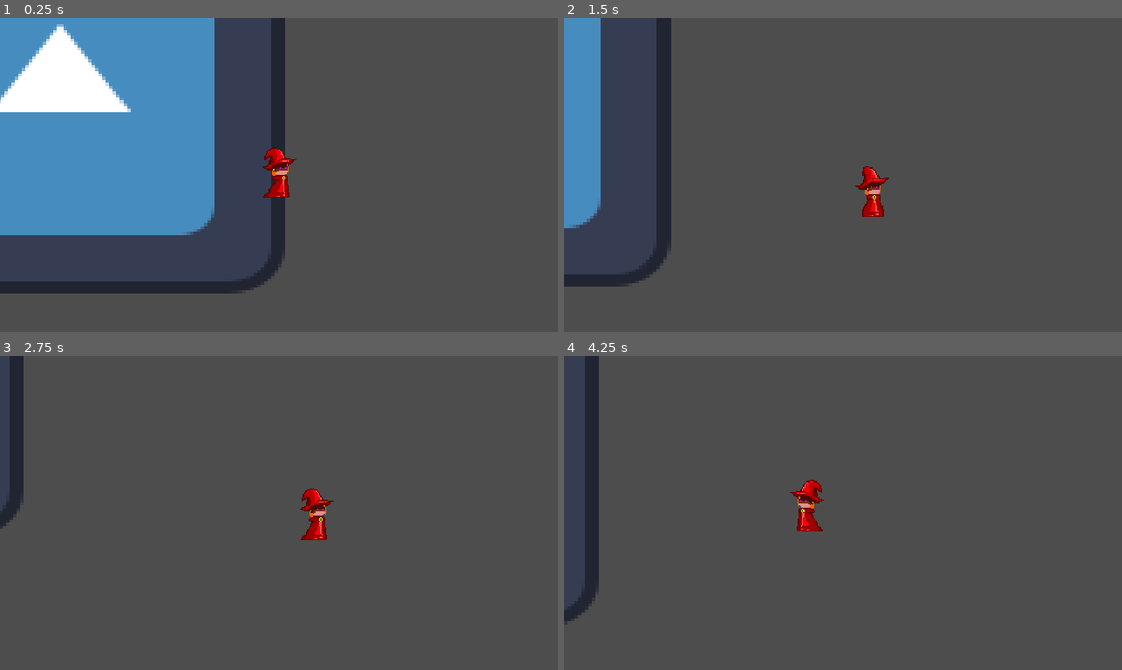
Above: before the commit, frames 1-4 (two rows, left to right).
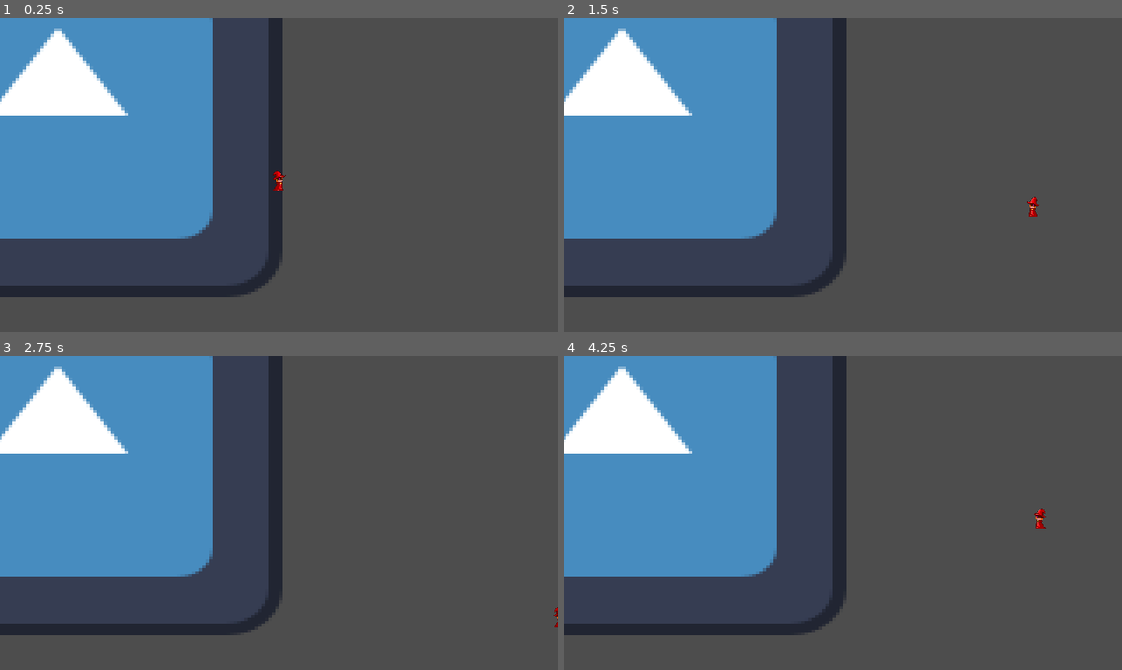
Above: after the commit, the same moments.

Repository: ddm19/DiceCardGame
Game: Godot game, scene res://assets/scenes/game.tscn
Two runs of this game, one before a commit and one after it. Both use one fixed random seed, a clock stepped at 60 frames per second and the inputs below. The engine's default icon, where the game draws it, is replaced by a stand-in: a white triangle on a blue panel in a dark square.
Inputs:
- Up to frame 1 (0.25 s): no input
- Up to frame 2 (1.5 s): hold Right (ui_right) 0.53-1.28 s; tap Space (dash) at 0.6, 1.35 s; hold Down (ui_down) from 1.28 s (still down)
- Up to frame 3 (2.75 s): release Down (ui_down) at 2.03 s; hold Right (ui_right) from 2.03 s (still down); tap Space (dash) at 2.1 s
- Up to frame 4 (4.25 s): release Right (ui_right) at 2.78 s; hold Up (ui_up) 2.78-3.53 s; tap Space (dash) at 2.85, 3.6 s; hold Left (ui_left) from 3.53 s (still down)

The runs differ from the first frame. In frame 1, 3.7% of the frame differs, in the area x 0-54%, y 0-89%; in frame 2, 29%; in frame 3, 31%; in frame 4, 32%, in the area x 0-87%, y 0-89%.

Commit message:
animation dash

Diff:
--- a/assets/scenes/game.tscn
+++ b/assets/scenes/game.tscn
@@ -1,8 +1,10 @@
-[gd_scene load_steps=47 format=3 uid="uid://7halnlk3iywh"]
+[gd_scene load_steps=52 format=3 uid="uid://7halnlk3iywh"]
 
 [ext_resource type="Script" uid="uid://box65p8yjt2db" path="res://assets/scripts/Player.gd" id="1_cb66b"]
 [ext_resource type="Texture2D" uid="uid://bhqb6wrc8td6c" path="res://icon.svg" id="2_dis88"]
 [ext_resource type="Texture2D" uid="uid://gbdhtqbk385q" path="res://assets/sprites/Dicey/Spritesheet_Idle_Dicey.png" id="3_5gf0t"]
+[ext_resource type="Shader" uid="uid://btmf5sbgdykuu" path="res://assets/shaders/dash.gdshader" id="4_fc420"]
+[ext_resource type="Shader" uid="uid://bjilgan5m7dap" path="res://assets/shaders/dicey.gdshader" id="4_kc0sw"]
 [ext_resource type="Texture2D" uid="uid://be6lt658gae7b" path="res://assets/sprites/Dicey/Spritesheet_Left_Dicey_.png" id="5_j62u1"]
 [ext_resource type="Texture2D" uid="uid://bsnhyvr0lht2b" path="res://assets/sprites/Dicey/Spritesheet_Up_Left_Dicey_.png" id="6_5aext"]
 [ext_resource type="Texture2D" uid="uid://b7h2eayt1qc3d" path="res://assets/sprites/Dicey/Spritesheet_Left_Down_Dicey.png" id="7_3w2km"]
@@ -16,8 +18,76 @@
 [ext_resource type="Texture2D" uid="uid://dl3uqtx4qmuvo" path="res://assets/sprites/Dicey/Animacion_Idle_Right_Down_Dicey.png" id="14_s2rys"]
 
 [sub_resource type="CapsuleShape2D" id="CapsuleShape2D_cb5na"]
-radius = 2.41138
-height = 12.0568
+radius = 2.2774
+height = 10.9851
+
+[sub_resource type="ShaderMaterial" id="ShaderMaterial_kc0sw"]
+shader = ExtResource("4_fc420")
+
+[sub_resource type="Animation" id="Animation_fqk1v"]
+resource_name = "DASH"
+length = 1.60002
+step = 0.2
+tracks/0/type = "value"
+tracks/0/imported = false
+tracks/0/enabled = true
+tracks/0/path = NodePath("Sprite2D:material")
+tracks/0/interp = 1
+tracks/0/loop_wrap = true
+tracks/0/keys = {
+"times": PackedFloat32Array(0, 0.8),
+"transitions": PackedFloat32Array(1, 1),
+"update": 1,
+"values": [SubResource("ShaderMaterial_kc0sw"), null]
+}
+tracks/1/type = "value"
+tracks/1/imported = false
+tracks/1/enabled = true
+tracks/1/path = NodePath("Sprite2D:material:shader")
+tracks/1/interp = 1
+tracks/1/loop_wrap = true
+tracks/1/keys = {
+"times": PackedFloat32Array(0, 0.8),
+"transitions": PackedFloat32Array(1, 1),
+"update": 1,
+"values": [ExtResource("4_kc0sw"), null]
+}
+tracks/2/type = "value"
+tracks/2/imported = false
+tracks/2/enabled = true
+tracks/2/path = NodePath("Sprite2D:material:shader_parameter/fade_line")
+tracks/2/interp = 1
+tracks/2/loop_wrap = true
+tracks/2/keys = {
+"times": PackedFloat32Array(0, 0.2, 0.402069, 0.6),
+"transitions": PackedFloat32Array(1, 1, 1, 1),
+"update": 0,
+"values": [0.0, 0.8, 0.8, 0.0]
+}
+tracks/3/type = "value"
+tracks/3/imported = false
+tracks/3/enabled = true
+tracks/3/path = NodePath("Sprite2D:material:shader_parameter/fade_width")
+tracks/3/interp = 1
+tracks/3/loop_wrap = true
+tracks/3/keys = {
+"times": PackedFloat32Array(0, 0.2, 0.402069, 0.6),
+"transitions": PackedFloat32Array(1, 1, 1, 1),
+"update": 0,
+"values": [0.0, 0.55, 0.55, 0.0]
+}
+tracks/4/type = "value"
+tracks/4/imported = false
+tracks/4/enabled = true
+tracks/4/path = NodePath("../Camera2D:position_smoothing_speed")
+tracks/4/interp = 1
+tracks/4/loop_wrap = true
+tracks/4/keys = {
+"times": PackedFloat32Array(0, 0.6),
+"transitions": PackedFloat32Array(1, 1),
+"update": 0,
+"values": [0.0, 3.0]
+}
 
 [sub_resource type="Animation" id="Animation_k2t1h"]
 resource_name = "IDLE_LEFT"
@@ -717,9 +787,70 @@
 "update": 1,
 "values": [0]
 }
+tracks/4/type = "value"
+tracks/4/imported = false
+tracks/4/enabled = true
+tracks/4/path = NodePath("Sprite2D:material")
+tracks/4/interp = 1
+tracks/4/loop_wrap = true
+tracks/4/keys = {
+"times": PackedFloat32Array(0),
+"transitions": PackedFloat32Array(1),
+"update": 1,
+"values": [null]
+}
+tracks/5/type = "value"
+tracks/5/imported = false
+tracks/5/enabled = true
+tracks/5/path = NodePath("Sprite2D:material:shader")
+tracks/5/interp = 1
+tracks/5/loop_wrap = true
+tracks/5/keys = {
+"times": PackedFloat32Array(0),
+"transitions": PackedFloat32Array(1),
+"update": 1,
+"values": [ExtResource("4_fc420")]
+}
+tracks/6/type = "value"
+tracks/6/imported = false
+tracks/6/enabled = true
+tracks/6/path = NodePath("Sprite2D:material:shader_parameter/fade_line")
+tracks/6/interp = 1
+tracks/6/loop_wrap = true
+tracks/6/keys = {
+"times": PackedFloat32Array(0),
+"transitions": PackedFloat32Array(1),
+"update": 0,
+"values": [0.0]
+}
+tracks/7/type = "value"
+tracks/7/imported = false
+tracks/7/enabled = true
+tracks/7/path = NodePath("Sprite2D:material:shader_parameter/fade_width")
+tracks/7/interp = 1
+tracks/7/loop_wrap = true
+tracks/7/keys = {
+"times": PackedFloat32Array(0),
+"transitions": PackedFloat32Array(1),
+"update": 0,
+"values": [0.0]
+}
+tracks/8/type = "value"
+tracks/8/imported = false
+tracks/8/enabled = true
+tracks/8/path = NodePath("../Camera2D:position_smoothing_speed")
+tracks/8/interp = 1
+tracks/8/loop_wrap = true
+tracks/8/keys = {
+"times": PackedFloat32Array(0),
+"transitions": PackedFloat32Array(1),
+"update": 0,
+"values": [3.0]
+}
 
 [sub_resource type="AnimationLibrary" id="AnimationLibrary_3w2km"]
 _data = {
+&"DASH": SubResource("Animation_fqk1v"),
 &"IDLE_LEFT": SubResource("Animation_k2t1h"),
 &"IDLE_LEFT_DOWN": SubResource("Animation_fc420"),
 &"IDLE_LEFT_UP": SubResource("Animation_phsto"),
@@ -734,6 +865,9 @@
 &"MOVE_RIGHT_UP": SubResource("Animation_i358u"),
 &"RESET": SubResource("Animation_5aext")
 }
+
+[sub_resource type="AnimationNodeAnimation" id="AnimationNodeAnimation_rojm1"]
+animation = &"DASH"
 
 [sub_resource type="AnimationNodeAnimation" id="AnimationNodeAnimation_kc0sw"]
 animation = &"IDLE_LEFT"
@@ -807,6 +941,8 @@
 [sub_resource type="AnimationNodeStateMachineTransition" id="AnimationNodeStateMachineTransition_52jqy"]
 
 [sub_resource type="AnimationNodeStateMachine" id="AnimationNodeStateMachine_5jdip"]
+states/DASH/node = SubResource("AnimationNodeAnimation_rojm1")
+states/DASH/position = Vector2(580.667, 163.333)
 states/IDLE/node = SubResource("AnimationNodeBlendSpace2D_pkhv0")
 states/IDLE/position = Vector2(399.333, 55.5556)
 states/WALKING/node = SubResource("AnimationNodeBlendSpace2D_kc0sw")
@@ -815,34 +951,32 @@
 
 [node name="Game" type="Node2D"]
 
-[node name="Background" type="Sprite2D" parent="."]
-position = Vector2(5563, -485)
-scale = Vector2(8.05576, 6.71272)
-texture = ExtResource("2_dis88")
-
-[node name="Player2" type="CharacterBody2D" parent="."]
-position = Vector2(6028, -365)
-scale = Vector2(7.46465, 7.46465)
-script = ExtResource("1_cb66b")
-
-[node name="Camera2D" type="Camera2D" parent="Player2"]
-position = Vector2(4.95673, 5.09066)
-scale = Vector2(0.133965, -0.246495)
+[node name="Camera2D" type="Camera2D" parent="."]
+position = Vector2(6069.96, -336.367)
+scale = Vector2(0.133965, 0.453551)
 zoom = Vector2(0.5, 0.5)
 process_callback = 0
 limit_smoothed = true
 position_smoothing_enabled = true
 position_smoothing_speed = 3.0
 
+[node name="Background" type="Sprite2D" parent="."]
+position = Vector2(5563, -485)
+scale = Vector2(8.05576, 6.71272)
+texture = ExtResource("2_dis88")
+
+[node name="Player2" type="CharacterBody2D" parent="."]
+position = Vector2(6065, -327)
+script = ExtResource("1_cb66b")
+
 [node name="Sprite2D" type="Sprite2D" parent="Player2"]
 z_index = 1
 position = Vector2(5.22463, 4.68877)
-scale = Vector2(0.337724, 0.337724)
 texture = ExtResource("3_5gf0t")
 hframes = 5
 
 [node name="CollisionShape2D" type="CollisionShape2D" parent="Player2"]
-position = Vector2(5.89445, 5.76048)
+position = Vector2(5.49256, 5.76048)
 shape = SubResource("CapsuleShape2D_cb5na")
 
 [node name="DashTimer" type="Timer" parent="Player2"]
--- a/assets/scripts/Player.gd
+++ b/assets/scripts/Player.gd
@@ -4,7 +4,7 @@
 var livingData: LivingEntity
 @onready var playerSprite : Sprite2D = $Sprite2D
 @export var _speed : float = 300
-@export var dashMultiplier : float = 50
+@export var dashMultiplier : float = 3
 @export var dashDuration : float = 0.2
 @export var dashCooldown : float = 5
 @export var isDashing : bool = false
@@ -42,13 +42,20 @@
 func _physics_process(delta: float) -> void:
 	move()
 	var direction = Input.get_vector("ui_left","ui_right","ui_up","ui_down")
-
 	if(Input.is_action_just_released("dash") && canDash && direction != Vector2.ZERO):
+		updateState(ANIMATIONSTATES.DASH)
+		await get_tree().create_timer(0.3).timeout
 		isDashing = true
 		dashTimer.start()
+	if(!isDashing && currentState != ANIMATIONSTATES.DASH):
+		if(direction == Vector2.ZERO):
+			updateState(ANIMATIONSTATES.IDLE)
+		else:
+			updateState(ANIMATIONSTATES.WALKING)
+			$AnimationTree.set("parameters/WALKING/blend_position",direction)
+			$AnimationTree.set("parameters/IDLE/blend_position",direction)
 	if(isDashing):
 		dash()
-
 	if(!canDash && dashCooldownTimer != null):
 		print(dashCooldownTimer.time_left)
 
@@ -57,15 +64,7 @@
 
 func move():
 	var direction = Input.get_vector("ui_left","ui_right","ui_up","ui_down")
-	if(direction == Vector2.ZERO):
-		updateState(ANIMATIONSTATES.IDLE)
-	else:
-		updateState(ANIMATIONSTATES.WALKING)
-		$AnimationTree.set("parameters/WALKING/blend_position",direction)
-		$AnimationTree.set("parameters/IDLE/blend_position",direction)
-
 	velocity = direction * _speed
-
 	move_and_slide()
 
 func dash():
@@ -75,7 +74,6 @@
 		velocity = direction * (dashMultiplier * _speed)
 		move_and_slide()
 		canDash = false
-		isDashing = false
 		dashTimer.wait_time = dashDuration
 
 func _onDashTimeout():
@@ -86,24 +84,28 @@
 	dashCooldownTimer.timeout.connect(self._ondashCooldownTimeout)
 	add_child(dashCooldownTimer)
 	dashCooldownTimer.start()
+	updateState(ANIMATIONSTATES.WALKING)
 
 func _ondashCooldownTimeout():
 	canDash = true
-	print("Puedes Dashear!")
+
 
 func updateState(state: ANIMATIONSTATES):
 	match state:
 		ANIMATIONSTATES.IDLE:
+			print("IDLE")
 			if(state != currentState):
 				$AnimationTree.get("parameters/playback").travel("IDLE")
 				currentState = state
 		ANIMATIONSTATES.WALKING:
+			print("WALK")
 			if(state != currentState):
-				$AnimationTree.get("parameters/playback").travel("IDLE")
+				$AnimationTree.get("parameters/playback").travel("WALKING")
 				currentState = state
 		ANIMATIONSTATES.DASH:
+			print("DASH")
 			if(state != currentState):
-				$AnimationTree.get("parameters/playback").travel("IDLE")
+				$AnimationTree.get("parameters/playback").travel("DASH")
 				currentState = state
 
 
--- /dev/null
+++ b/assets/shaders/dash.gdshader
@@ -0,0 +1,14 @@
+shader_type canvas_item;
+
+void vertex() {
+	// Called for every vertex the material is visible on.
+}
+
+void fragment() {
+	// Called for every pixel the material is visible on.
+}
+
+//void light() {
+//	// Called for every pixel for every light affecting the CanvasItem.
+//	// Uncomment to replace the default light processing function with this one.
+//}
--- /dev/null
+++ b/assets/shaders/dicey.gdshader
@@ -0,0 +1,20 @@
+shader_type canvas_item;
+
+uniform float fade_line : hint_range(0.0, 1.0) = 0.0; // 0 parte arriba 1 parte baja
+uniform float fade_width : hint_range(0.0, 1.0) = 0.0; // Ancho del gradiente
+
+void vertex() {
+	// Called for every vertex the material is visible on.
+}
+
+void fragment() {
+		float alpha_factor = smoothstep(fade_line, fade_line + fade_width, UV.y);
+	    COLOR.a *= alpha_factor;
+
+
+}
+
+//void light() {
+//	// Called for every pixel for every light affecting the CanvasItem.
+//	// Uncomment to replace the default light processing function with this one.
+//}
Empty file added: assets/scenes/camera.gd
Not shown, added: assets/scenes/camera.gd.uid
Not shown, added: assets/shaders/dash.gdshader.uid
Not shown, added: assets/shaders/dicey.gdshader.uid
